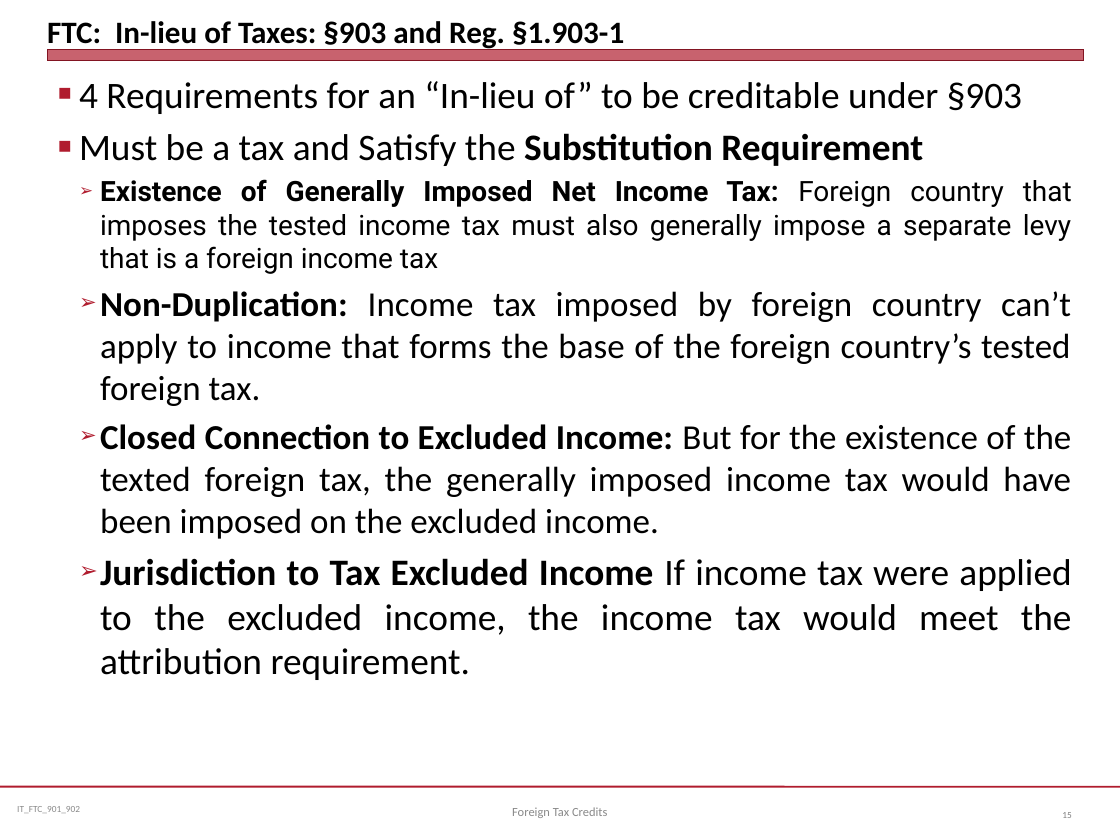
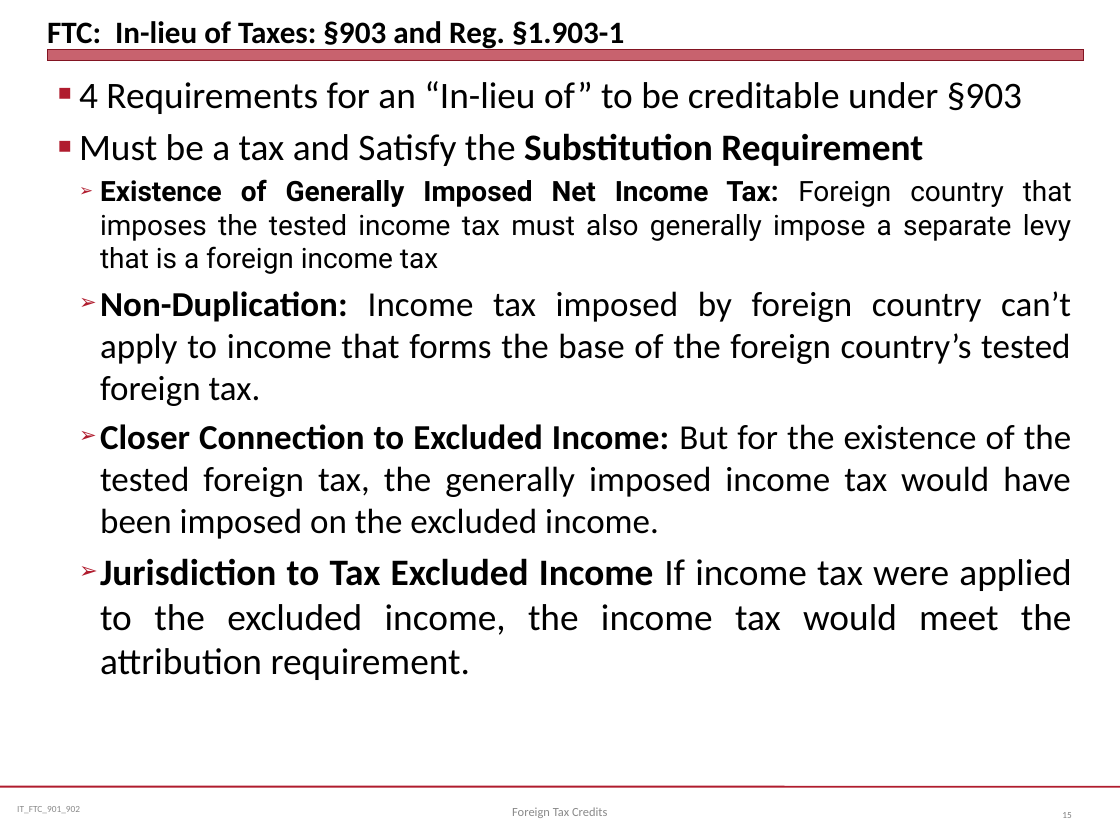
Before and after one commit to jmc877/International-Tax, a slide deck: slide 15 of slides/IT_FTC_901_22.pptx. Drawn at 1120x840 pixels with LibreOffice and Linux fonts; fonts in the diff are those of the drawing. Boxes give left, top, right and bottom in pixels: in the first picture for what was removed or moved away, otherwise in the second. Text is boxed around its words. In the diff, an @@ line names an element or a change of style, - is before the commit and + after.

```diff
--- a/slides/IT_FTC_901_22.pptx
+++ b/slides/IT_FTC_901_22.pptx
@@ text at <box>100,424,1072,539</box>: text changed @@
-  ➢ Closed Connection to Excluded Income: But for the existence of the texted foreign tax, the generally imposed income tax would have been imposed on the excluded income.
+  ➢ Closer Connection to Excluded Income: But for the existence of the tested foreign tax, the generally imposed income tax would have been imposed on the excluded income.
```
Also in this commit, not shown: 3 other slides changed, 3 other files.
